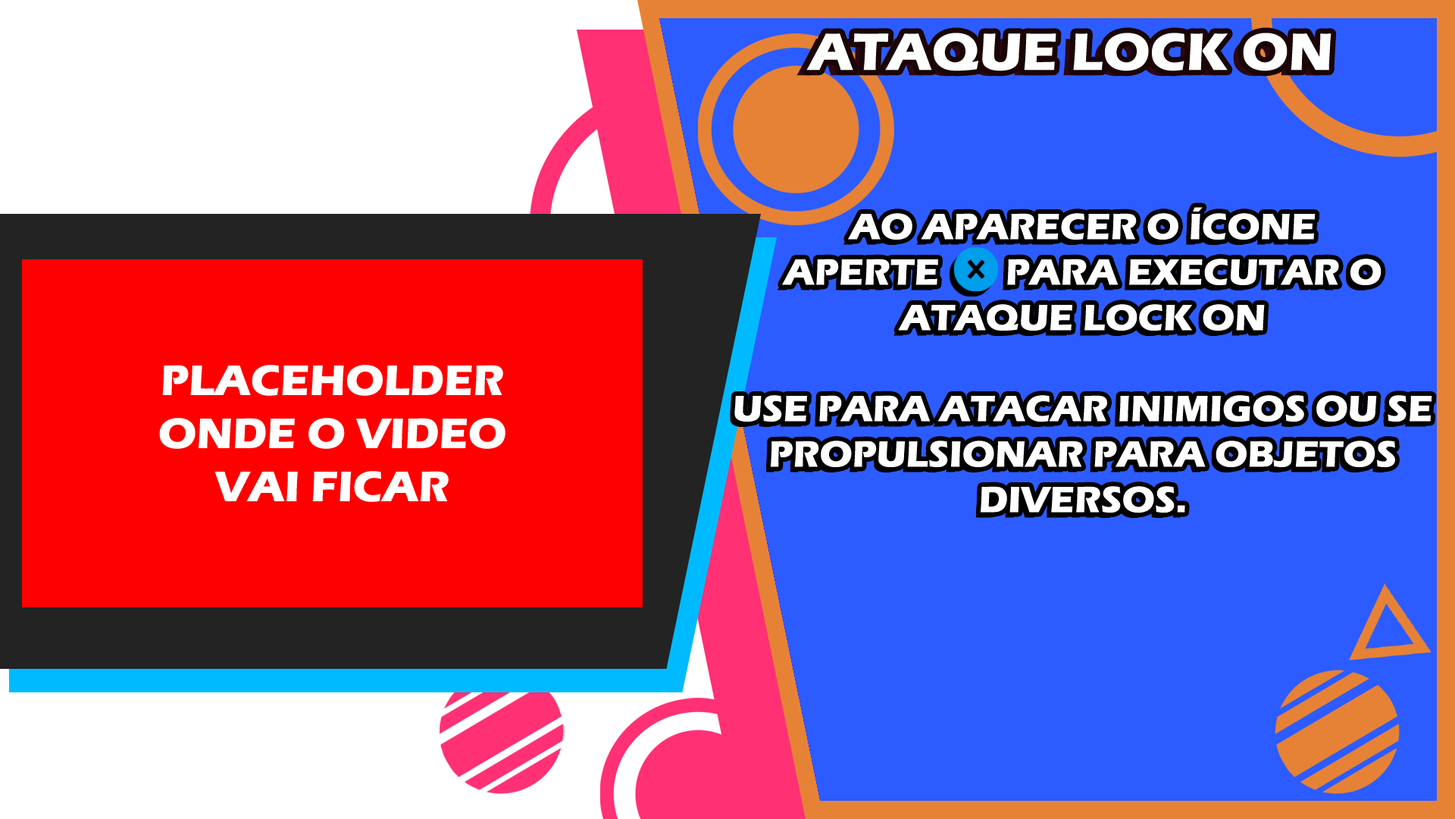
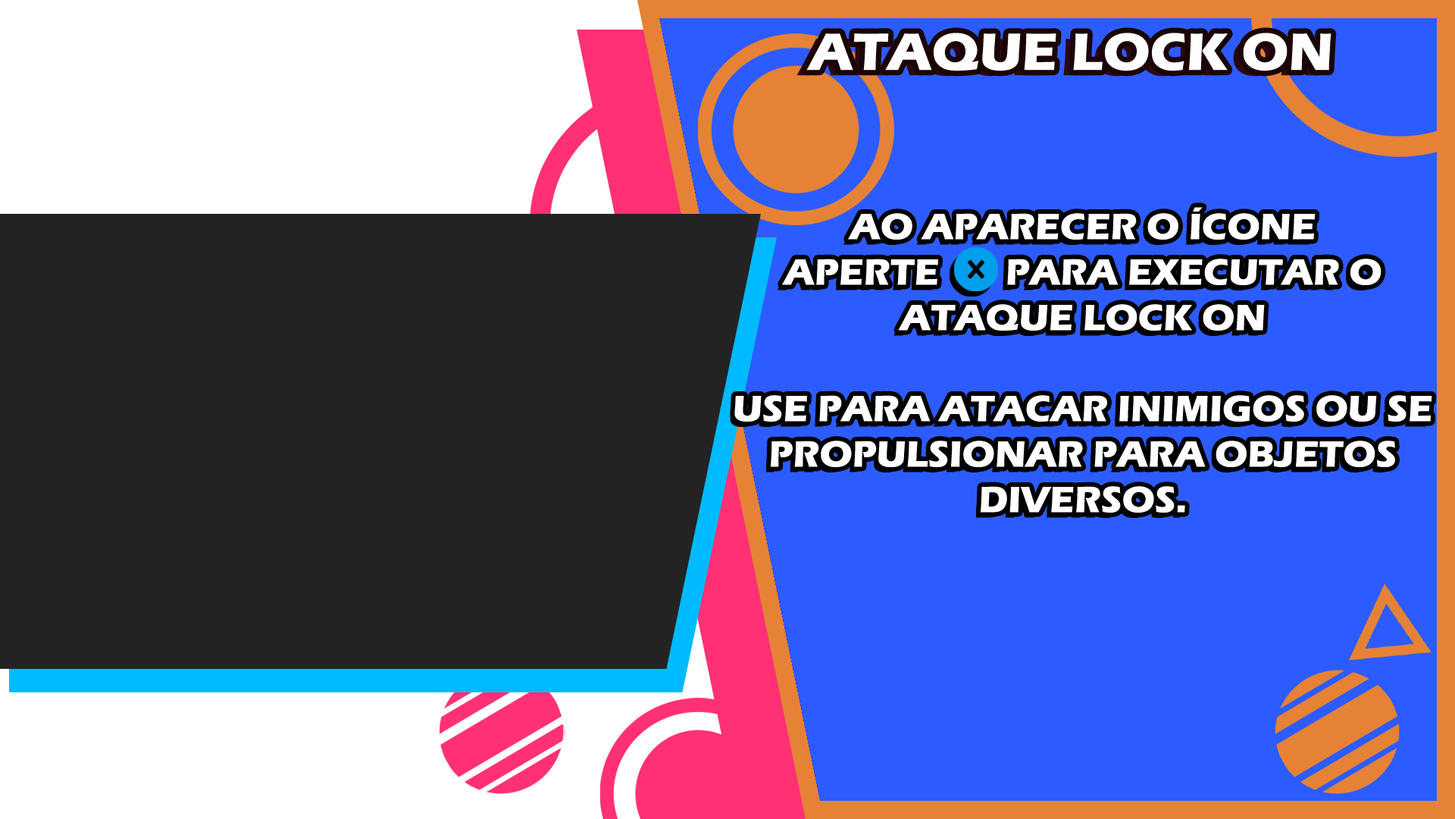
Comparing the layer stacks of the two 1455x819 images. Changes:
painted on "PLACEHOLDER ONDE O VIDEO VAI FICAR" over [21, 259, 643, 608]
